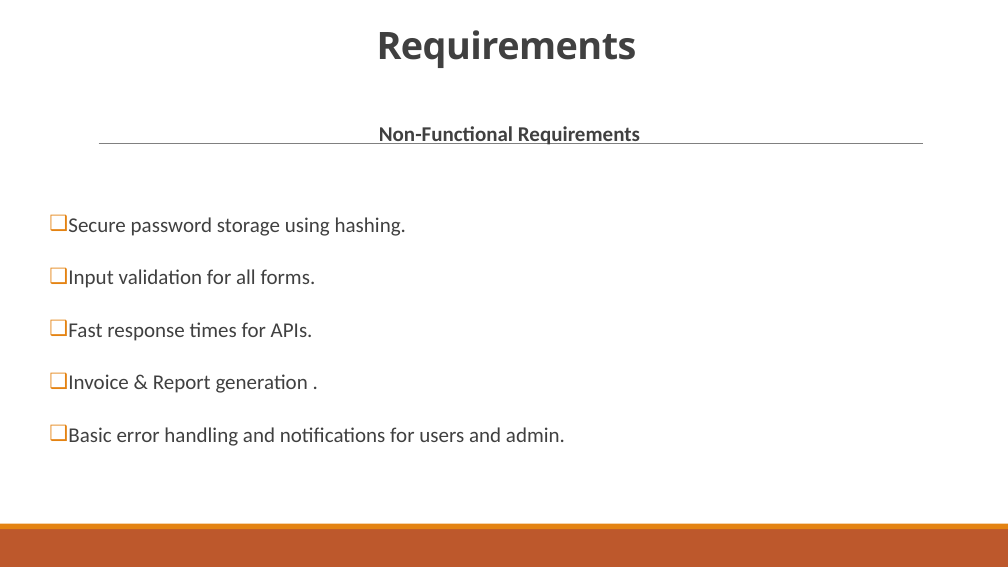
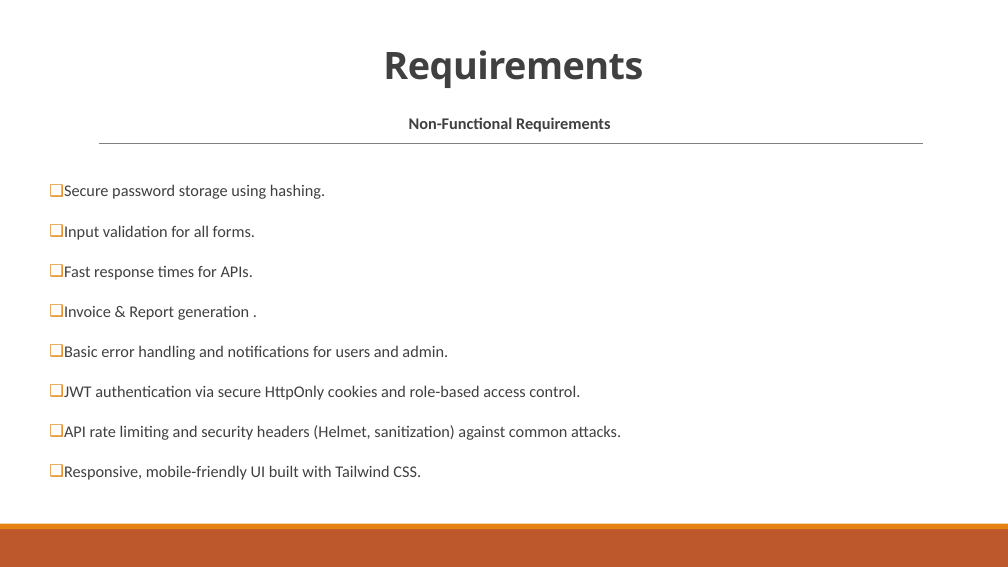
Before and after one commit to ashraful009/FlatSell, a slide deck: slide 20 of PPT for defence.pptx (slide 18 before the commit). Drawn at 1008x567 pixels with LibreOffice and Linux fonts; fonts in the diff are those of the drawing. Boxes give left, top, right and bottom in pixels: in the first picture for what was removed or moved away, otherwise in the second. Text is boxed around its words. In the diff, an @@ line names an element or a change of style, - is before the commit and + after.

```diff
--- a/PPT for defence.pptx
+++ b/PPT for defence.pptx
@@ title "Requirements": place and size @@
-title "Requirements" at [377,30,637,68]
+title "Requirements" at [383,50,643,88]
@@ text at [64,117,610,360]: size 20 to 15.5 pt in "Non-Functional Requirements", "Secure password storage using hashing.", "Input validation for all forms.", "Fast response times for APIs." and 2 more places; line spacing 0.9 to 0.7; line spacing 1.5 to 1.3 @@
@@ text at [64,385,621,480]: paragraphs added @@
+❑ JWT authentication via secure HttpOnly cookies and role-based access control.
+❑ API rate limiting and security headers (Helmet, sanitization) against common attacks.
+❑ Responsive, mobile-friendly UI built with Tailwind CSS.
```
Also in this commit, not shown: 16 other slides changed, 2 slides added, 23 other files.
